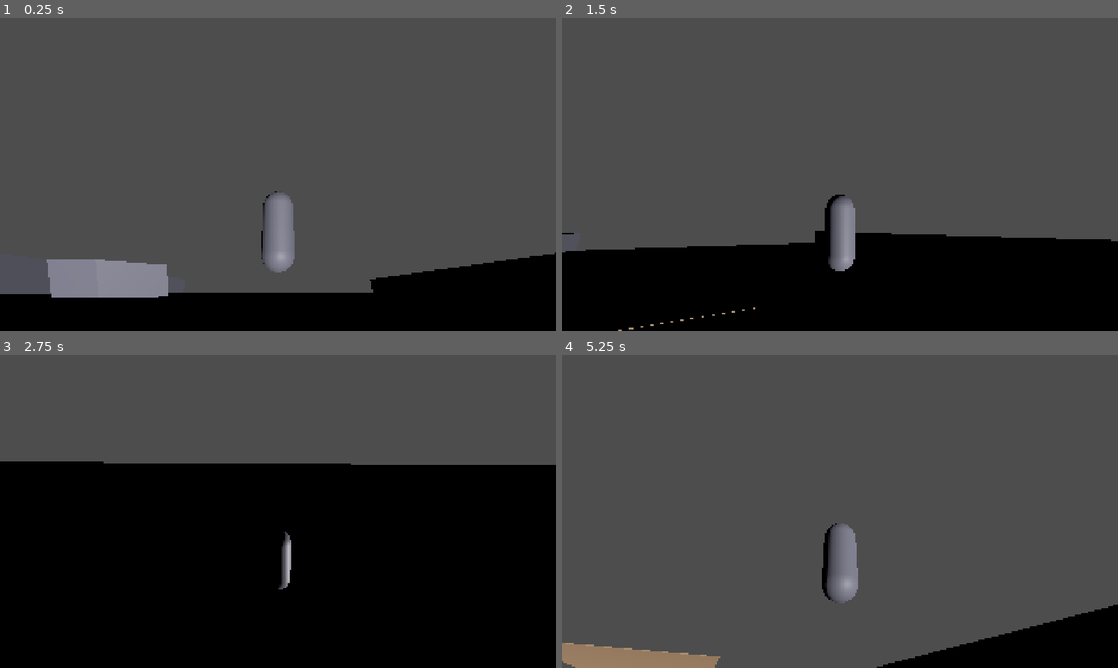
Above: before the commit, frames 1-4 (two rows, left to right).
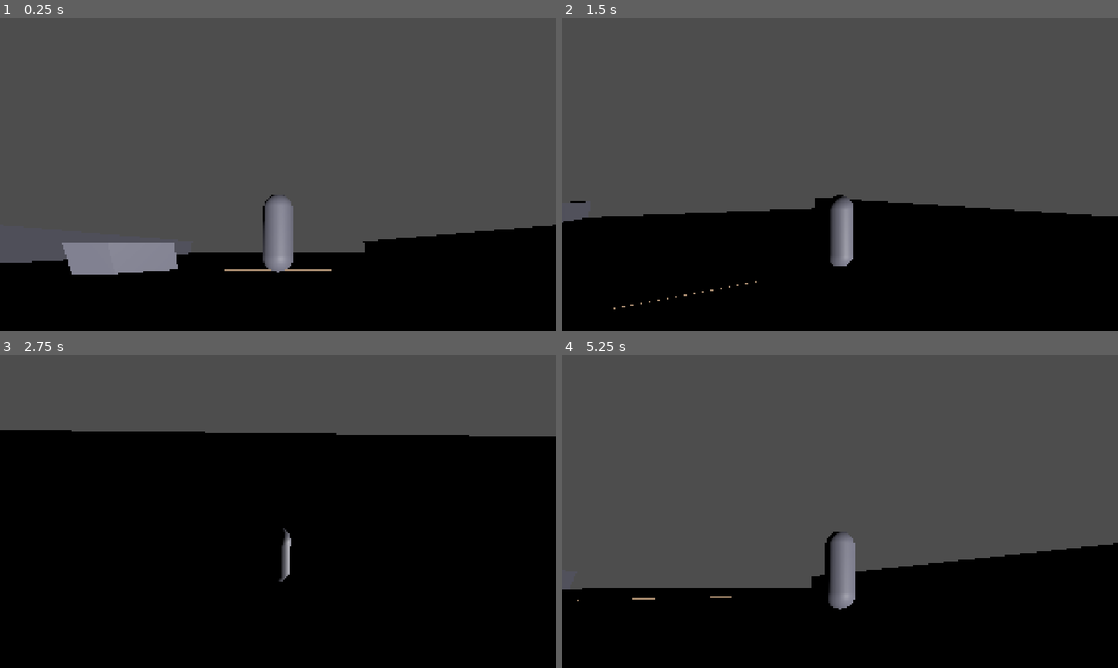
Above: after the commit, the same moments.

Repository: endrawes0/OpenMMO
Game: Godot game, scene res://scenes/GameWorld.tscn
The game is run twice, just before and just after one commit, with the same random seed, the same clock (stepped at 60 frames per second) and the same inputs. This scene is started directly instead of the project's main scene.
Inputs (mouse positions are in pixels of both pictures, inside the frame that each line leads up to):
- Up to frame 1 (0.25 s): no input
- Up to frame 2 (1.5 s): tap Enter at 0.5 s; move the mouse to (962, 158) at 0.52 s; hold D 0.53-1.25 s; tap Tab at 0.6 s; click (962, 158) at 0.67 s; tap Space at 0.77 s; drag from (728, 190) to (812, 237) at 1.27 s
- Up to frame 3 (2.75 s): move the mouse to (333, 442) at 2.02 s; hold D from 2.03 s (still down); tap 2 at 2.1 s
- Up to frame 4 (5.25 s): release D at 2.75 s; drag from (812, 574) to (673, 464) at 2.77 s; move the mouse to (1006, 558) at 3.52 s; hold A 3.53-4.25 s; tap 4 at 3.6 s; tap Space at 3.77 s; drag from (673, 464) to (756, 433) at 4.27 s; move the mouse to (867, 511) at 5.02 s; hold S from 5.03 s (still down); tap Tab at 5.1 s; click (867, 511) at 5.17 s

The runs differ from the first frame. In frame 1, 12% of the frame differs, in the area x 0-100%, y 55-90%; in frame 2, 9.5%; in frame 3, 9.8%; in frame 4, 26%, in the area x 0-100%, y 53-100%.

Commit message:
fix(client): adjust max camera angle below character to 20 degrees
- Change minimum pitch from -45° to -20°
- Allows camera to pan further down below character
- Provides better visibility of character's immediate surroundings

Camera now has 20° downward limit instead of previous 45°.

Diff:
--- a/client/scripts/GameWorld.gd
+++ b/client/scripts/GameWorld.gd
@@ -5,7 +5,7 @@
 const ACCELERATION := 12.0
 const CAMERA_MIN_DISTANCE := 0.5  # First person distance
 const CAMERA_MAX_DISTANCE := 12.0
-const CAMERA_MIN_PITCH := deg_to_rad(-45.0)  # 45 degrees below player
+const CAMERA_MIN_PITCH := deg_to_rad(-20.0)  # 20 degrees below player
 const CAMERA_MAX_PITCH := deg_to_rad(60.0)   # 60 degrees above player
 const CAMERA_SENSITIVITY := 0.005
 const CAMERA_ZOOM_STEP := 0.75
